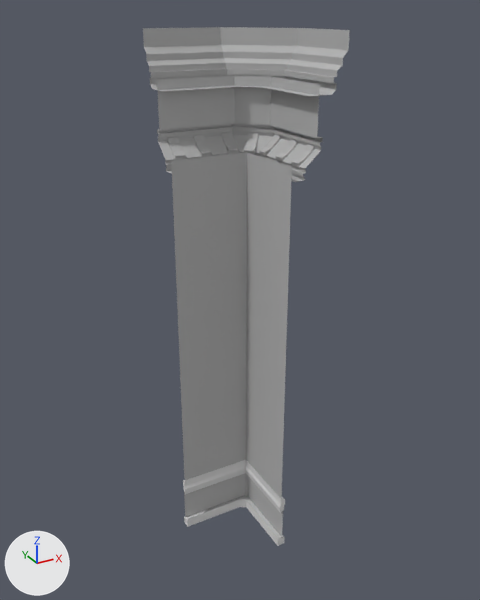
The FBX model Detective_Switch/Assets/Graphics/Modular/Wall_Mansion90Out/Wall_Mansion90Out.fbx as it was, and as the next commit left it.
The view is the same before and after, from a 50 mm lens placed at (-15.48, -3.78, 9.2), pointed at (-10.54, 5.2, 4.7). The lights are fixed; the arrows at lower left show +X, +Y and +Z. Where no turn or scale is listed for an object, it has been applied to the vertices.

The older version as bpy lines, for what is in view:
```python
me_wall_1unit_mesh_011 = bpy.data.meshes.new('Wall_1Unit_Mesh.011')
me_wall_1unit_mesh_011.from_pydata(...)  # 288 vertices, 225 faces; spans x -1.5..0.74, y 0.0..2.24, z -0.15..8.91
# faces by material slot: [181, 44]
me_wall_1unit_mesh_011.materials.append(mat_wall_m)  # grey #b4b4b4
me_wall_1unit_mesh_011.materials.append(mat_wall2_m)  # light grey #dadada
ob_wall_mansion90out = bpy.data.objects.new('Wall_Mansion90Out', me_wall_1unit_mesh_011)
ob_wall_mansion90out.location = (-9.96, 4.39, 0.0)
```
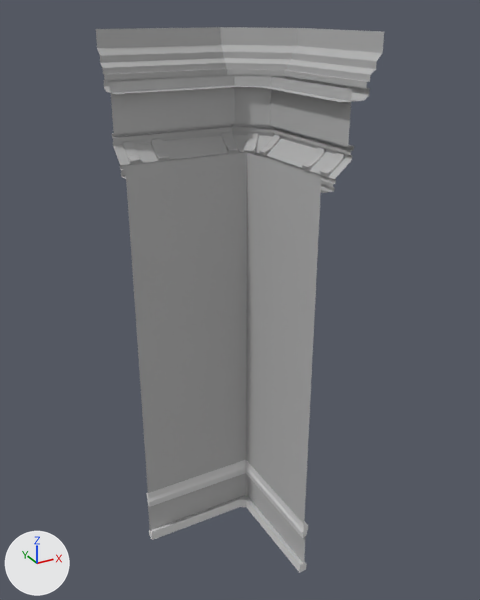
The newer file is also rescaled (x0.67), turned or shifted as a whole; pictures and numbers use the older file's frame.

What differs and where, as boxes (x1, y1, x2, y2) in the pictures (480 x 600 px; the box of a moved part takes in the faces that stretch with it):
'Wall_Mansion90Out', reshaped (39% wider): before (143, 27, 350, 546); after (96, 27, 384, 573)
part 1 of me_wall_1unit_mesh_011, moved or reshaped: before (291, 144, 314, 168); after (320, 153, 344, 178)
part 2 of me_wall_1unit_mesh_011, moved or reshaped: before (275, 139, 297, 162); after (302, 147, 325, 171)
part 3 of me_wall_1unit_mesh_011, moved or reshaped: before (168, 137, 186, 160); after (123, 141, 141, 165)
part 4 of me_wall_1unit_mesh_011, moved or reshaped: before (194, 135, 212, 157); after (151, 139, 169, 162)
part 5 of me_wall_1unit_mesh_011, moved or reshaped: before (245, 28, 350, 546); after (245, 28, 384, 573)
part 6 of me_wall_1unit_mesh_011, moved or reshaped: before (143, 27, 247, 527); after (96, 27, 247, 540)

What changed in the scene script:
```text
Change me_wall_1unit_mesh_011:
    where me_wall_1unit_mesh_011.from_pydata(...)  # 288 vertices, 225 faces; spans x -1.5..0.74, y 0.0..2.24, z -0.15..8.91
    used by ob_wall_mansion90out; location = (-9.96, 4.39, 0.0)
    me_wall_1unit_mesh_011 part 1: the loose piece of 16 vertices spanning x 0.05..0.33, y 0.16..0.34, z 6.99..7.29 is moved by (0.0, -0.75, 0.0)
    me_wall_1unit_mesh_011 part 2: the loose piece of 16 vertices spanning x 0.05..0.33, y 0.62..0.8, z 6.99..7.29 is moved by (0.0, -0.75, 0.0)
    me_wall_1unit_mesh_011 part 3: the loose piece of 16 vertices spanning x -1.34..-1.16, y 1.55..1.83, z 6.99..7.29 is moved by (-0.75, 0.0, 0.0)
    me_wall_1unit_mesh_011 part 4: the loose piece of 16 vertices spanning x -0.88..-0.7, y 1.55..1.83, z 6.99..7.29 is moved by (-0.75, 0.0, 0.0)
    me_wall_1unit_mesh_011 part 5: all 44 vertices in x -0.21..0.74, y 0.0, z -0.15..8.91 are moved by (0.0, -0.75, 0.0)
    me_wall_1unit_mesh_011 part 6: all 44 vertices in x -1.5, y 1.29..2.24, z -0.15..8.91 are moved by (-0.75, 0.0, 0.0)
```
